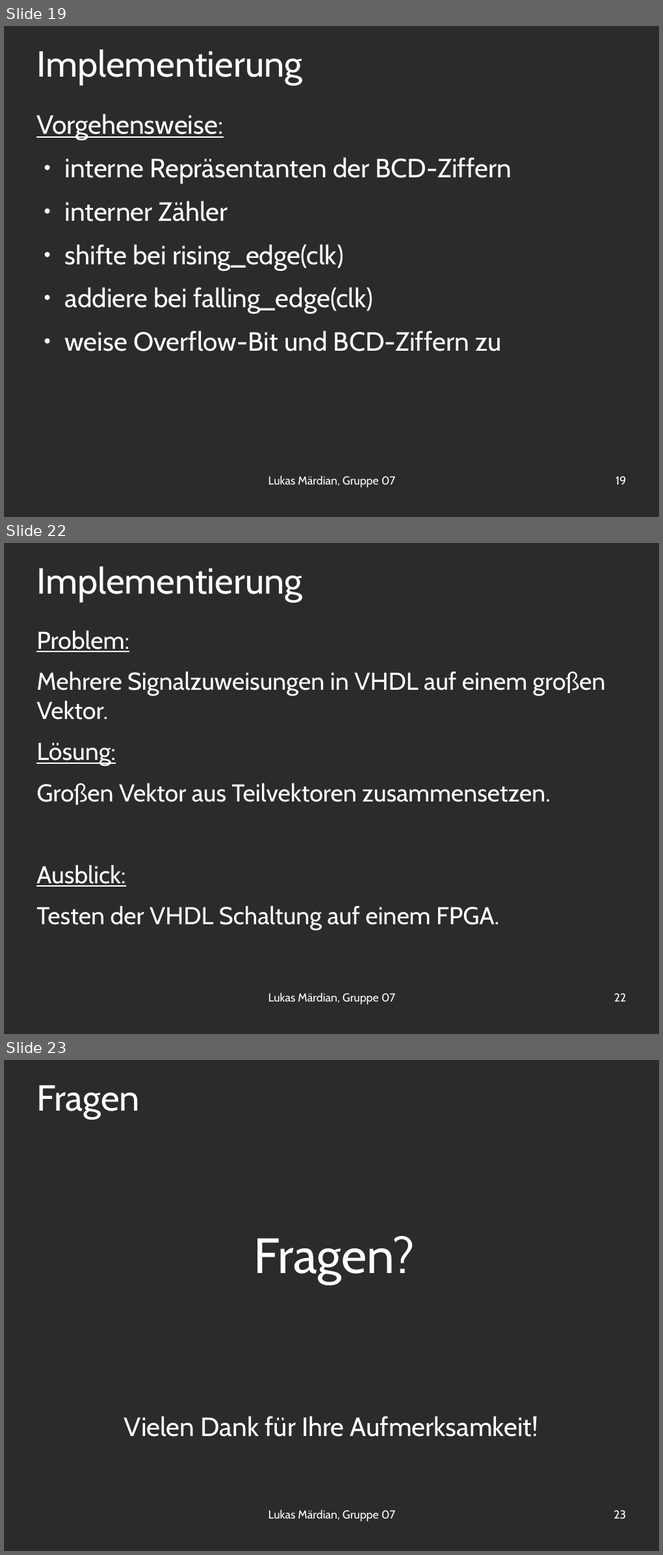
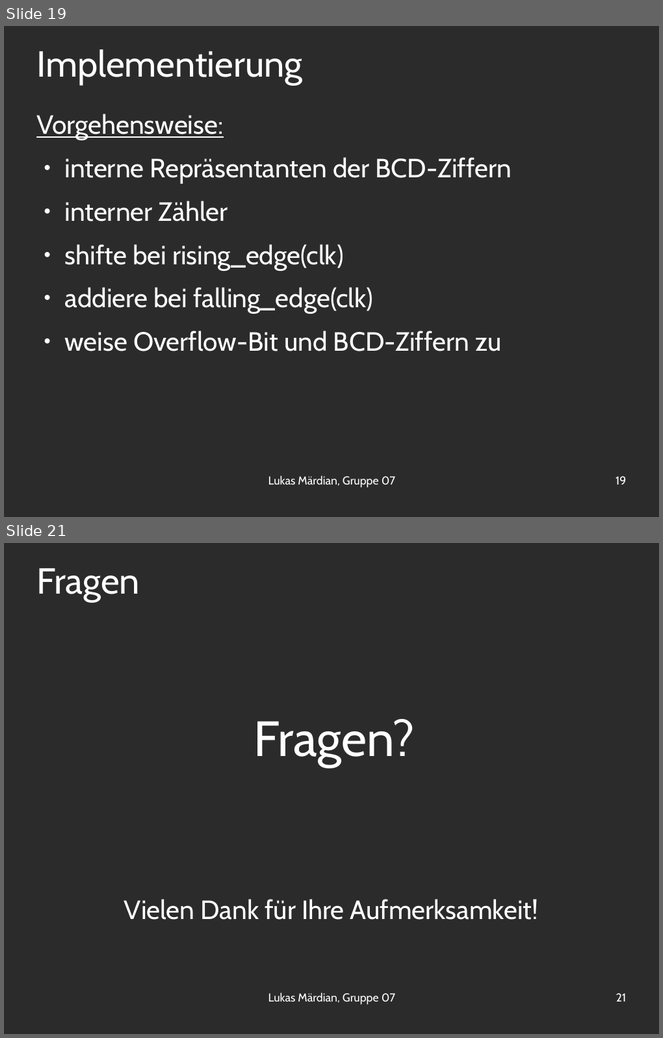
Before and after one commit to OrestTa/etip, a slide deck: Projekt1/Vortrag/vortrag1.odp. Shown one above the other, each under a label of ours: slides 19, 22 and 23 before the commit, slides 19 and 21 after it; the slides between them are not shown. The pictures are 663x1555 and 663x1038 pixels, drawn with LibreOffice and Linux fonts; fonts in the diff are those of the drawing; background and template pictures are left out; a plain dark background stands for a picture behind light text. Boxes give left, top, right and bottom in pixels: in the first picture for what was removed or moved away, otherwise in the second. Text is boxed around its words. In the diff, an @@ line names an element or a change of style, - is before the commit and + after.

Commit message:
v1 probleme+ausblick weg (gehört in den managervortrag); demonstrationsplatzhalter hinzugefügt

```diff
--- a/Projekt1/Vortrag/vortrag1.odp
+++ b/Projekt1/Vortrag/vortrag1.odp
@@ slide 22 removed at [4, 543, 659, 1034], background picture (left out) @@
@@ title removed at [36, 566, 302, 602] @@
-Implementierung
@@ text removed at [36, 631, 606, 930] @@
-Problem:
-Mehrere Signalzuweisungen in VHDL auf einem großen Vektor.
-Lösung:
-Großen Vektor aus Teilvektoren zusammensetzen.
-Ausblick:
-Testen der VHDL Schaltung auf einem FPGA.
@@ text removed at [269, 993, 395, 1005] @@
-Lukas Märdian, Gruppe 07
@@ page number removed at [614, 993, 627, 1002] @@
-22
@@ what was slide 23 is now slide 21 @@
@@ page number at [616, 993, 627, 1002]: text changed @@
-23
+21
```
Also in this commit, not shown: 3 slides changed, 1 other slide removed.
